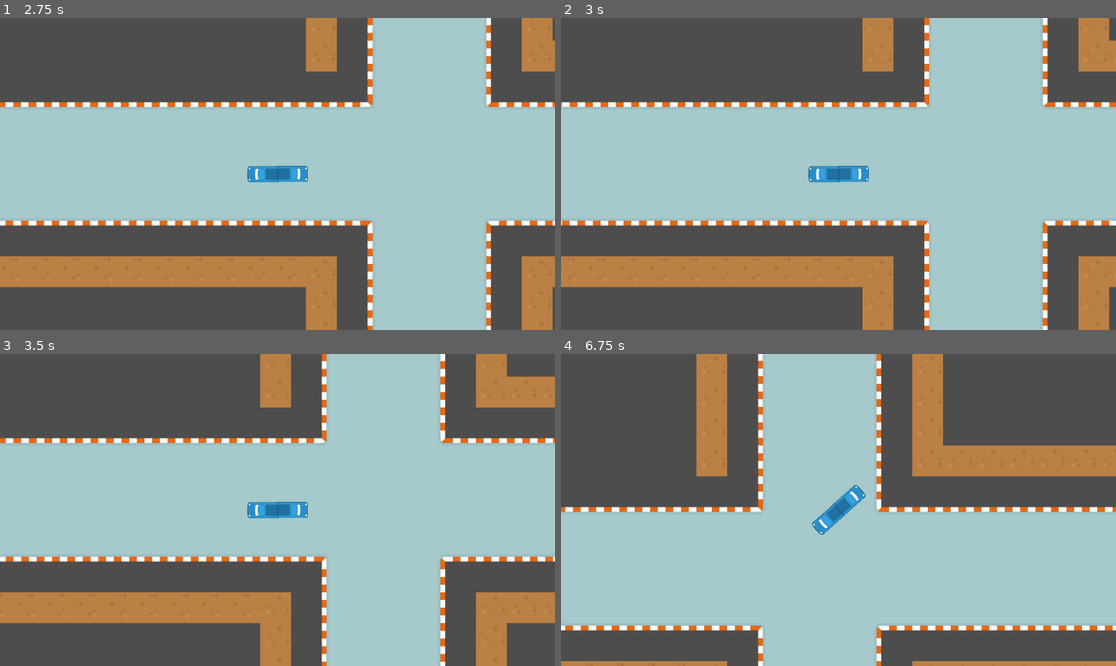
Above: before the commit, frames 1-4 (two rows, left to right).
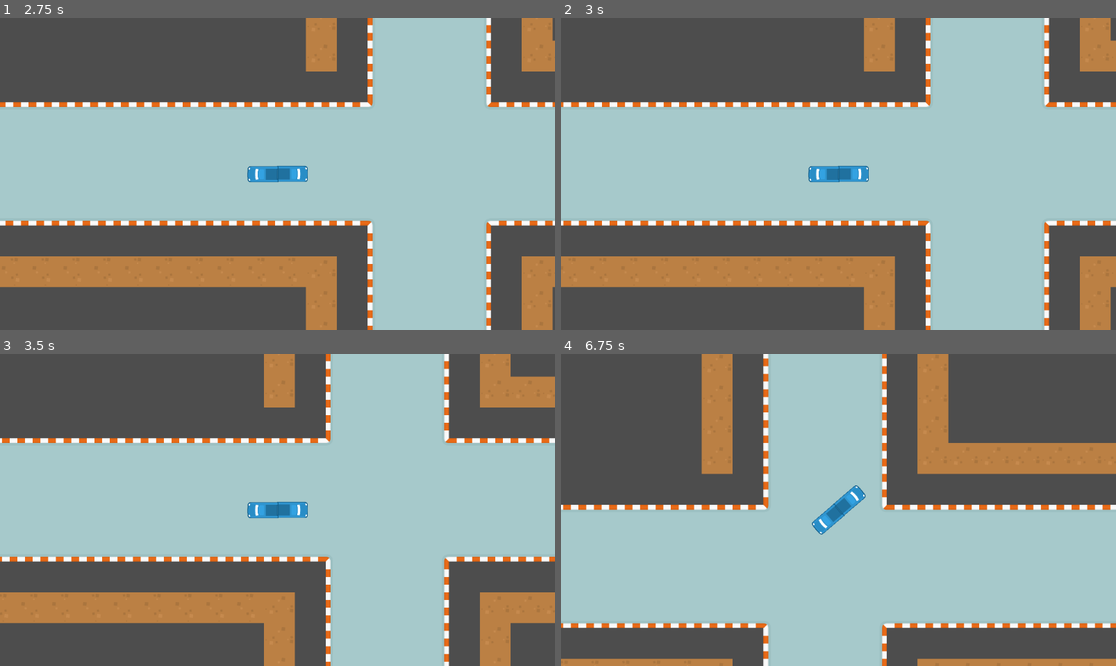
Above: after the commit, the same moments.

Repository: mgardne8/LoopDriver
Game: Godot game, scene res://Assets/Scenes/city_level.tscn
The game is run twice, just before and just after one commit, with the same random seed, the same clock (stepped at 60 frames per second) and the same inputs.
Inputs:
- Up to frame 1 (2.75 s): tap Enter at 0.5, 2 s; hold D (steer_right) 0.53-1.28 s; tap Space (handbrake) at 1.25 s; hold Space (handbrake) 1.28-2.03 s; hold D (steer_right) from 2.03 s (still down)
- Up to frame 2 (3 s): tap Space (handbrake) at 2.75 s; release D (steer_right) at 2.78 s; hold W (accelerate) from 2.78 s (still down)
- Up to frame 3 (3.5 s): keep holding W (accelerate)
- Up to frame 4 (6.75 s): release W (accelerate) at 3.53 s; hold A (steer_left) 3.53-5.03 s; hold Space (handbrake) 5.03-5.78 s; hold D (steer_right) 5.78-6.53 s; hold W (accelerate) from 6.53 s (still down)

Frame 1 is identical in both runs. In frame 2, 1.8% of the frame differs, in the area x 0-100%, y 0-100%; in frame 3, 4.3%; in frame 4, 8.7%.

Commit message:
cut accel on handbreak

Diff:
--- a/character_body_2d.gd
+++ b/character_body_2d.gd
@@ -44,7 +44,7 @@
 		handbraking = true
 		steering_angle = 20
 	steer_direction = turn * deg_to_rad(steering_angle)
-	if Input.is_action_pressed("accelerate"):
+	if Input.is_action_pressed("accelerate") and not handbraking:
 		acceleration = transform.x * engine_power
 	if Input.is_action_pressed("reverse"):
 		acceleration = transform.x * braking
